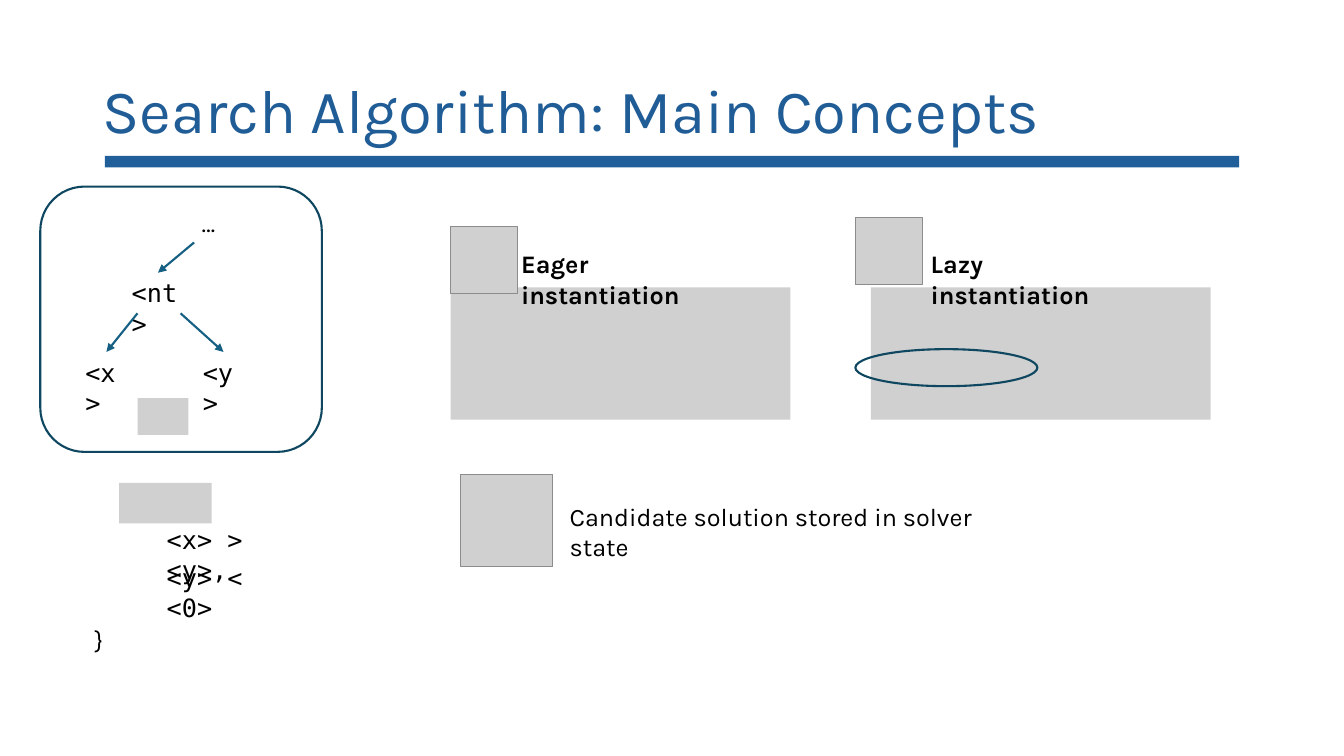
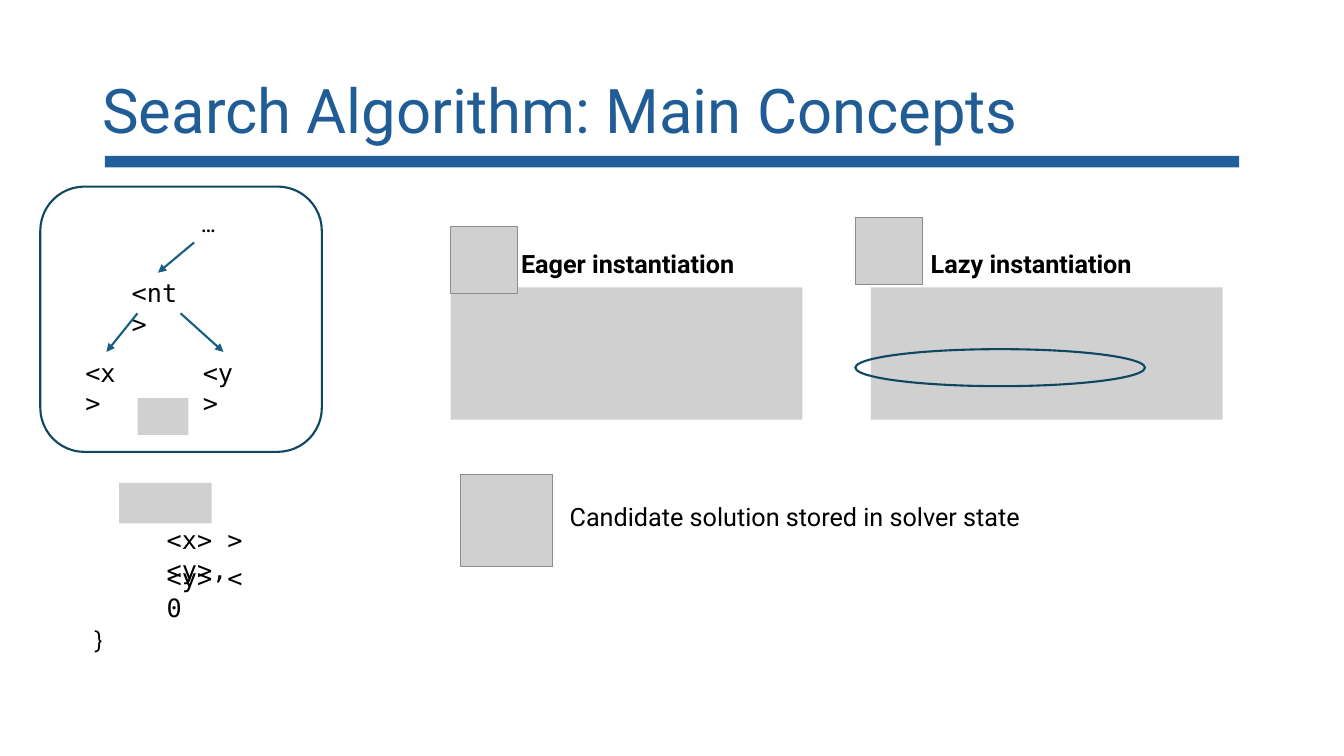
Before and after one commit to lorchrob/goblin_slides, a slide deck: slide 57 of goblin_slides.pptx. Drawn at 1344x756 pixels with LibreOffice and Linux fonts; fonts in the diff are those of the drawing; grey boxes stand for pictures. Boxes give left, top, right and bottom in pixels: in the first picture for what was removed or moved away, otherwise in the second. Text is boxed around its words. In the diff, an @@ line names an element or a change of style, - is before the commit and + after.

Commit message:
PPTX fonts

```diff
--- a/goblin_slides.pptx
+++ b/goblin_slides.pptx
@@ picture: place and size @@
-picture at (451,287,790,419)
+picture at (451,287,803,419)
@@ picture: place and size @@
-picture at (871,287,1211,419)
+picture at (871,287,1223,419)
@@ ellipse: place and size @@
-ellipse at (856,349,1038,386)
+ellipse at (856,349,1145,386)
@@ font Karla to Roboto in 4 elements at (102,86,1017,146), (521,254,734,279), (931,254,1132,279), (570,507,1019,527) @@
@@ text at (167,566,213,618): text changed @@
-<y> < <0>
+<y> < 0
```
Also in this commit, not shown: 39 other slides changed, 1 slide added, 3 slides removed.
